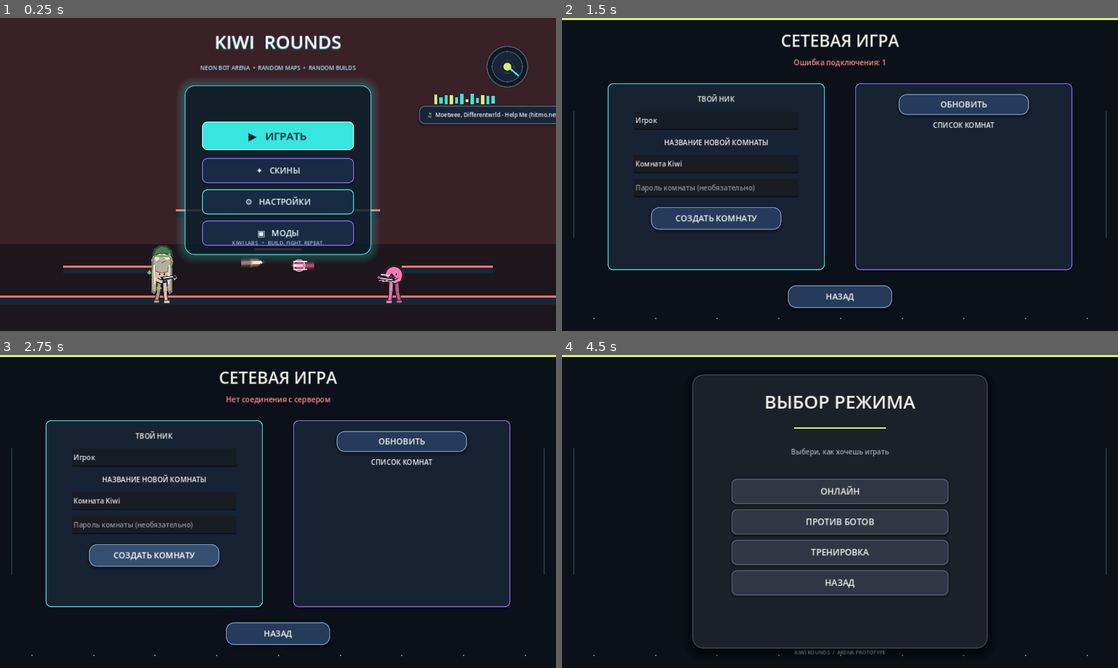
Above: before the commit, frames 1-4 (two rows, left to right).
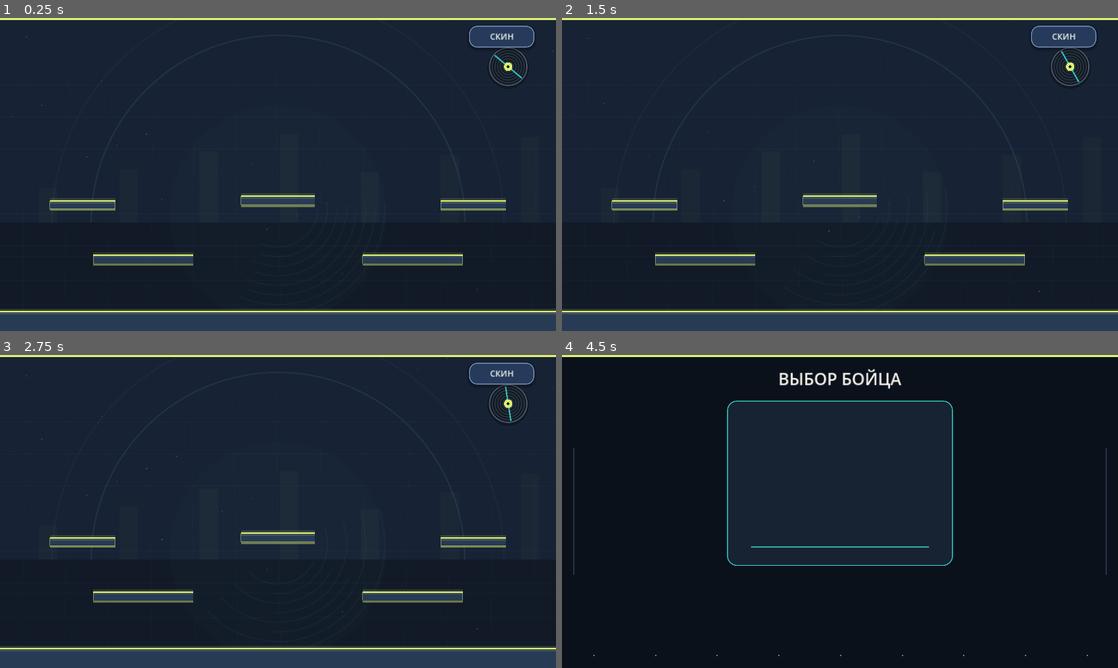
Above: after the commit, the same moments.

Repository: loslam-del/Kiwi-rounds
Game: Godot game, scene res://scenes/main.tscn
Two runs of this game, one before a commit and one after it. Both use one fixed random seed, a clock stepped at 60 frames per second and the inputs below. Sound files missing from this copy of the repository are replaced by a short silence.
Inputs (mouse positions are in pixels of both pictures, inside the frame that each line leads up to):
- Up to frame 1 (0.25 s): no input
- Up to frame 2 (1.5 s): click (840, 136) at 0.5 s, where only the run before the commit has a clickable "▶ ИГРАТЬ"; click (840, 155) at 1.25 s, where only the run before the commit has a clickable "ОНЛАЙН"
- Up to frame 3 (2.75 s): click (155, 555) at 2 s, where only the run before the commit has a clickable "СОЗДАТЬ КОМНАТУ"
- Up to frame 4 (4.5 s): click (1062, 373) at 2.75 s, where only the run after the commit has a clickable "СКИН"; click (962, 442) at 3.5 s, where only the run before the commit has a clickable "ОБНОВИТЬ"; click (840, 633) at 4.25 s, where only the run before the commit has a clickable "НАЗАД"

The runs differ from the first frame. In frame 1, 71% of the frame differs, in the area x 0-100%, y 0-100%; in frame 2, 46%; in frame 3, 46%; in frame 4, 15%.
Error after the commit: Parse Error: Identifier "distance_x" not declared in the current scope. (res://scripts/player.gd:356)

Commit message:
Refine Kiwi silhouette and keep menu bots moving

Diff:
--- a/scripts/player.gd
+++ b/scripts/player.gd
@@ -327,14 +327,19 @@
         move_input = 0.0
         return
 
-    var delta_x := target.global_position.x - global_position.x
-    var distance_x := absf(delta_x)
-    if distance_x > 235.0:
-        move_input = signf(delta_x)
-    elif distance_x < 115.0:
-        move_input = -signf(delta_x)
+    if menu_preview_mode:
+        # Keep menu sparring visibly active with a steady back-and-forth patrol.
+        var patrol_phase := sin(float(Time.get_ticks_msec()) * 0.0016 + global_position.x * 0.012)
+        move_input = 1.0 if patrol_phase >= 0.0 else -1.0
     else:
-        move_input = 0.0
+        var delta_x := target.global_position.x - global_position.x
+        var distance_x := absf(delta_x)
+        if distance_x > 235.0:
+            move_input = signf(delta_x)
+        elif distance_x < 115.0:
+            move_input = -signf(delta_x)
+        else:
+            move_input = 0.0
     var direct_vector := target.global_position - global_position
     var travel_time := absf(direct_vector.x) / maxf(projectile_speed, 1.0)
     var predicted_target: Vector2 = target.global_position + target.velocity * minf(travel_time, 0.32)
@@ -556,9 +561,8 @@
         var green_light := Color("#78a76a")
         # Keep the original ROUNDS fighter body and limbs; only add Kiwi's hairstyle and cap.
         # The body itself uses a natural human skin tone set by the menu preview.
-        draw_circle(center + Vector2(0,-29), 25.0, hair_shadow)
-        draw_circle(center + Vector2(0,-29), 22.5, hair)
-        draw_arc(center + Vector2(0,-29), 23.0, PI*1.05, PI*1.95, 36, hair_light, 1.6, true)
+        # No large rear hair dome: keep the silhouette close to the regular ROUNDS head.
+        draw_arc(center + Vector2(0,-27), 18.0, PI*1.08, PI*1.92, 32, hair_shadow, 4.0, true)
         draw_colored_polygon(PackedVector2Array([
             center+Vector2(-23,-25),center+Vector2(-22,-39),
             center+Vector2(-14,-50),center+Vector2(-2,-54),
@@ -615,19 +619,19 @@
         draw_line(center+Vector2(17,-23),center+Vector2(15,20),hair_light,1.8,true)
         # Kiwi's recognizable green cap, clearly separated from the hair.
         draw_colored_polygon(PackedVector2Array([
-            center+Vector2(-24,-43),center+Vector2(-19,-60),
-            center+Vector2(-6,-69),center+Vector2(10,-68),
-            center+Vector2(23,-57),center+Vector2(26,-42),
-            center+Vector2(14,-47),center+Vector2(0,-50),center+Vector2(-14,-46)
+            center+Vector2(-23,-40),center+Vector2(-18,-50),
+            center+Vector2(-5,-56),center+Vector2(9,-55),
+            center+Vector2(21,-49),center+Vector2(24,-39),
+            center+Vector2(13,-43),center+Vector2(0,-46),center+Vector2(-13,-43)
         ]),green_dark)
         draw_colored_polygon(PackedVector2Array([
-            center+Vector2(-19,-47),center+Vector2(-14,-58),
-            center+Vector2(-4,-65),center+Vector2(9,-64),
-            center+Vector2(19,-54),center+Vector2(21,-45),
-            center+Vector2(8,-51),center+Vector2(-7,-50)
+            center+Vector2(-18,-43),center+Vector2(-13,-51),
+            center+Vector2(-3,-54),center+Vector2(8,-53),
+            center+Vector2(17,-48),center+Vector2(19,-41),
+            center+Vector2(7,-46),center+Vector2(-7,-46)
         ]),green)
-        draw_line(center+Vector2(-17,-44),center+Vector2(18,-43),green_light,3.0,true)
-        draw_circle(center+Vector2(17,-47),3.0,green_light)
+        draw_line(center+Vector2(-16,-40),center+Vector2(17,-39),green_light,2.5,true)
+        draw_circle(center+Vector2(16,-43),2.5,green_light)
 
     if hit_flash > 0.0:
         draw_circle(center, 23.0, Color(1.0,0.45,0.34,hit_flash*0.24))
